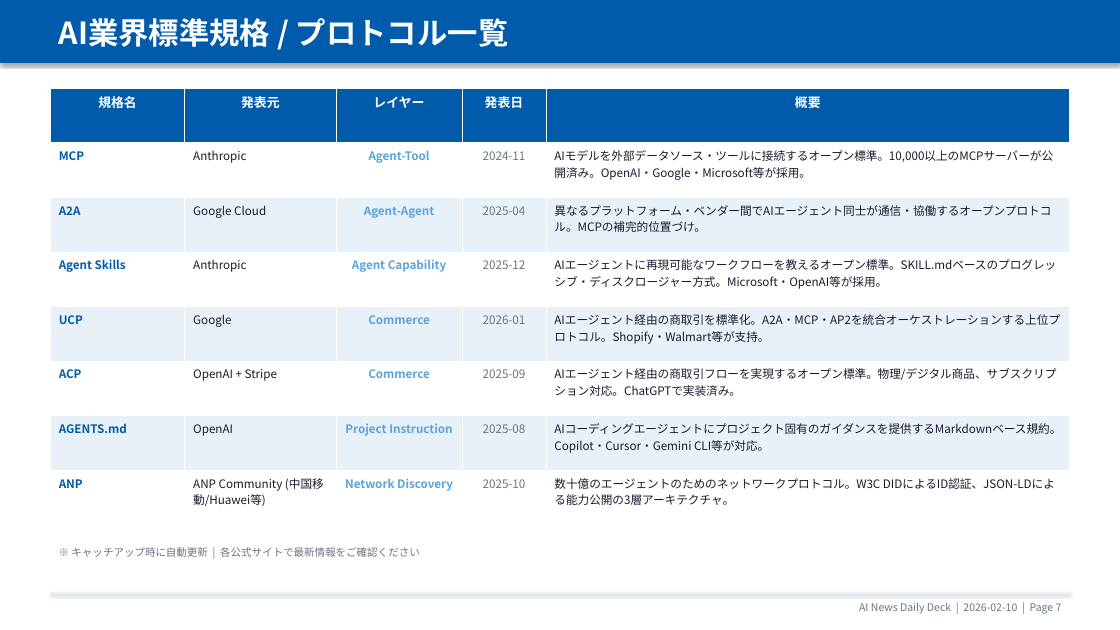
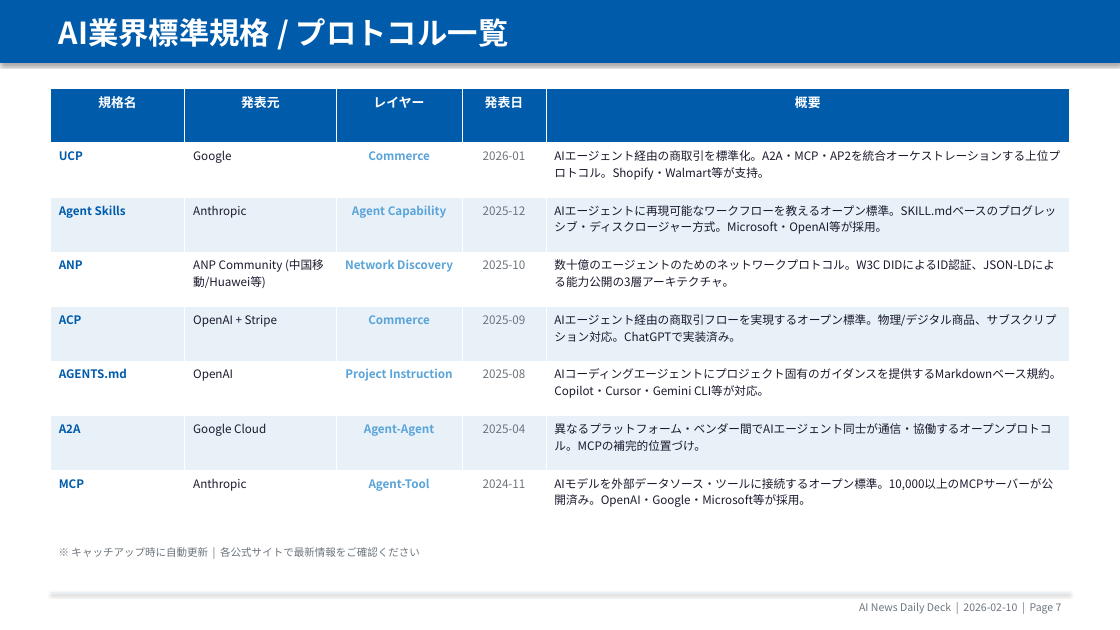
Before and after one commit to chel2311/ai-news-deck-reports, a slide deck: slide 8 of 2026-02-10/report.pptx. Drawn at 1120x630 pixels with LibreOffice and Linux fonts; fonts in the diff are those of the drawing. Boxes give left, top, right and bottom in pixels: in the first picture for what was removed or moved away, otherwise in the second. Text is boxed around its words. In the diff, an @@ line names an element or a change of style, - is before the commit and + after.

```diff
--- a/2026-02-10/report.pptx
+++ b/2026-02-10/report.pptx
@@ table at (50, 88, 1070, 525) @@
-row 2: MCP | Anthropic | Agent-Tool | 2024-11 | AIモデルを外部データソース・ツールに接続するオープン標準。10,000以上のMCPサーバーが公開済み。OpenAI・Google・Microsoft等が採用。
-row 3: A2A | Google Cloud | Agent-Agent | 2025-04 | 異なるプラットフォーム・ベンダー間でAIエージェント同士が通信・協働するオープンプロトコル。MCPの補完的位置づけ。
+row 2: UCP | Google | Commerce | 2026-01 | AIエージェント経由の商取引を標準化。A2A・MCP・AP2を統合オーケストレーションする上位プロトコル。Shopify・Walmart等が支持。
-row 5: UCP | Google | Commerce | 2026-01 | AIエージェント経由の商取引を標準化。A2A・MCP・AP2を統合オーケストレーションする上位プロトコル。Shopify・Walmart等が支持。
+row 4: ANP | ANP Community (中国移動/Huawei等) | Network Discovery | 2025-10 | 数十億のエージェントのためのネットワークプロトコル。W3C DIDによるID認証、JSON-LDによる能力公開の3層アーキテクチャ。
-row 8: ANP | ANP Community (中国移動/Huawei等) | Network Discovery | 2025-10 | 数十億のエージェントのためのネットワークプロトコル。W3C DIDによるID認証、JSON-LDによる能力公開の3層アーキテクチャ。
+row 7: A2A | Google Cloud | Agent-Agent | 2025-04 | 異なるプラットフォーム・ベンダー間でAIエージェント同士が通信・協働するオープンプロトコル。MCPの補完的位置づけ。
+row 8: MCP | Anthropic | Agent-Tool | 2024-11 | AIモデルを外部データソース・ツールに接続するオープン標準。10,000以上のMCPサーバーが公開済み。OpenAI・Google・Microsoft等が採用。
```
Also in this commit, not shown: 1 other slide changed, 6 other files.
